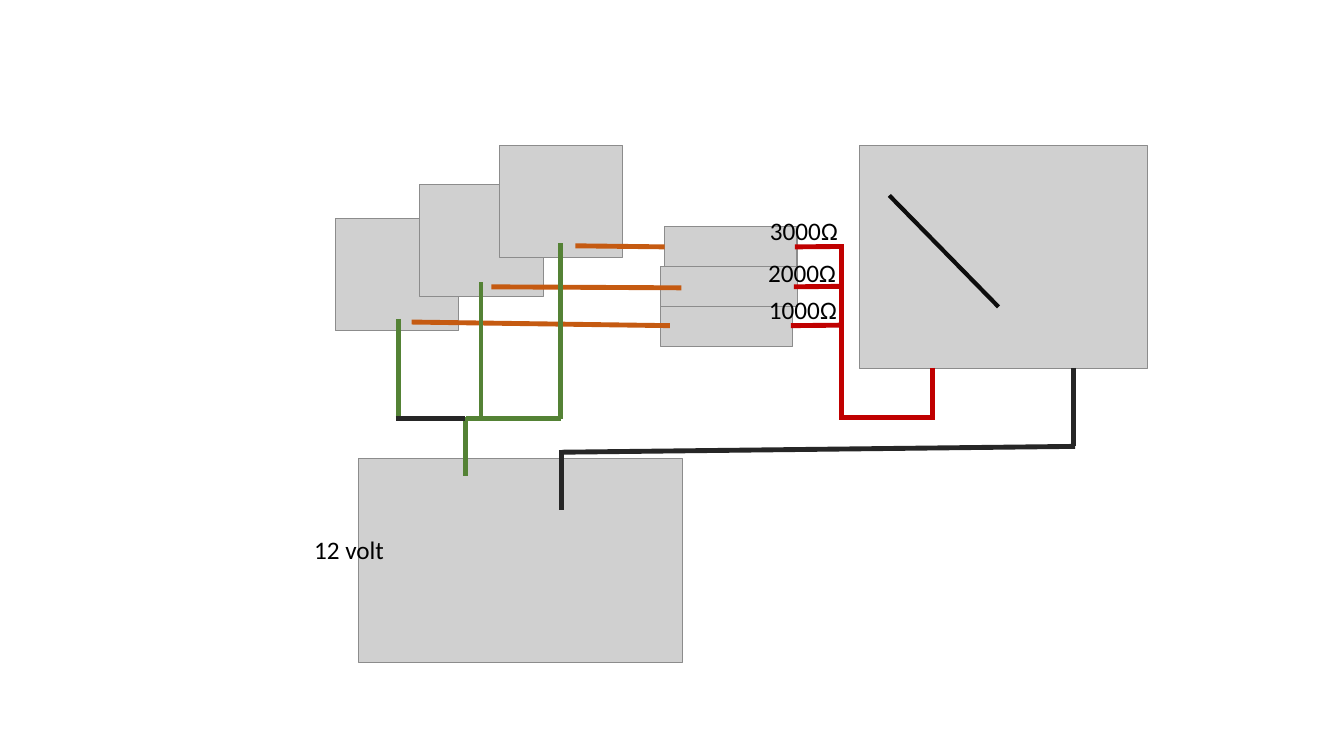
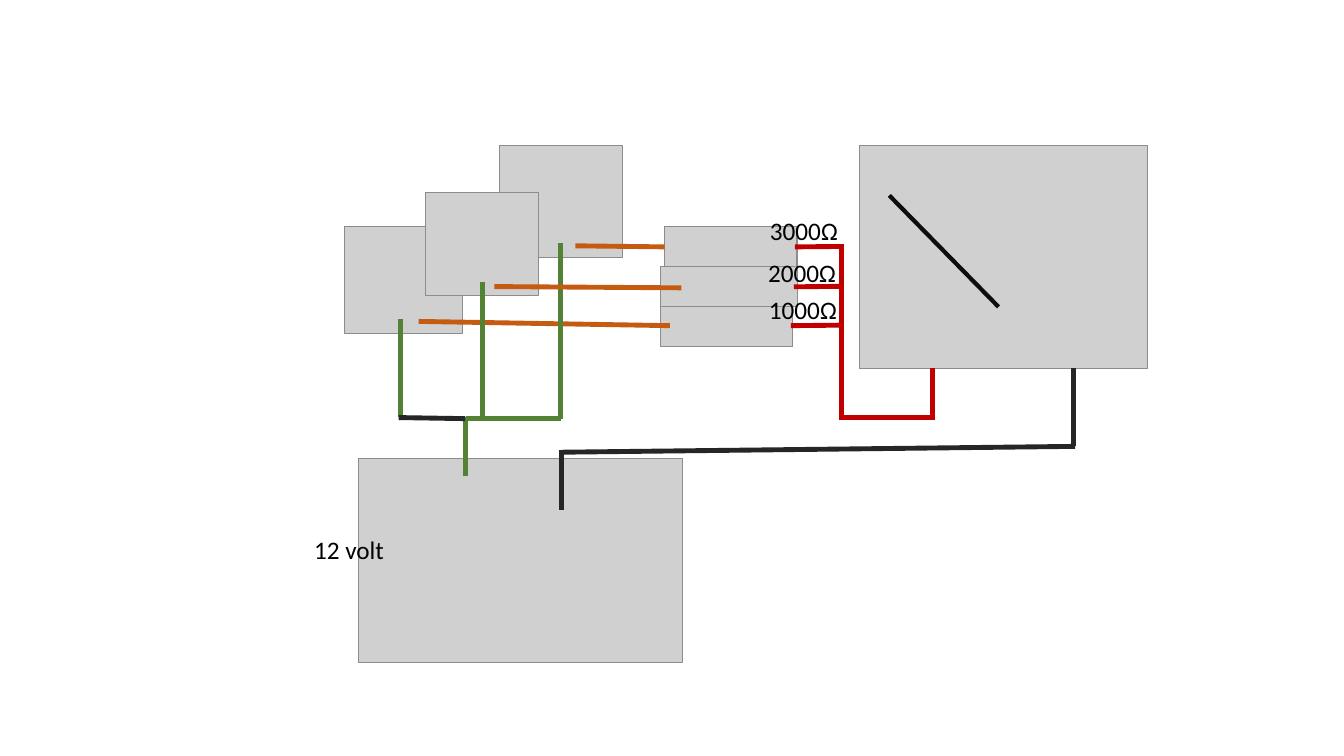
Before and after one commit to dickbrmly/Physics, a slide deck: slide 1 of electric/electric.pptx. Drawn at 1344x756 pixels with LibreOffice and Linux fonts; fonts in the diff are those of the drawing; grey boxes stand for pictures. Boxes give left, top, right and bottom in pixels: in the first picture for what was removed or moved away, otherwise in the second. Text is boxed around its words. In the diff, an @@ line names an element or a change of style, - is before the commit and + after.

```diff
--- a/electric/electric.pptx
+++ b/electric/electric.pptx
@@ picture: place and size @@
-picture at bbox=[419, 185, 543, 296]
+picture at bbox=[425, 193, 539, 295]
@@ picture: place and size @@
-picture at bbox=[335, 219, 459, 331]
+picture at bbox=[344, 227, 462, 334]
@@ line moved from (492, 287) - (682, 288) to (495, 286) - (682, 288) @@
@@ line moved from (398, 319) - (398, 417) to (401, 319) - (401, 417) @@
@@ line moved from (411, 322) - (670, 326) to (418, 322) - (670, 326) @@
```
Also in this commit, not shown: 8 other files.
